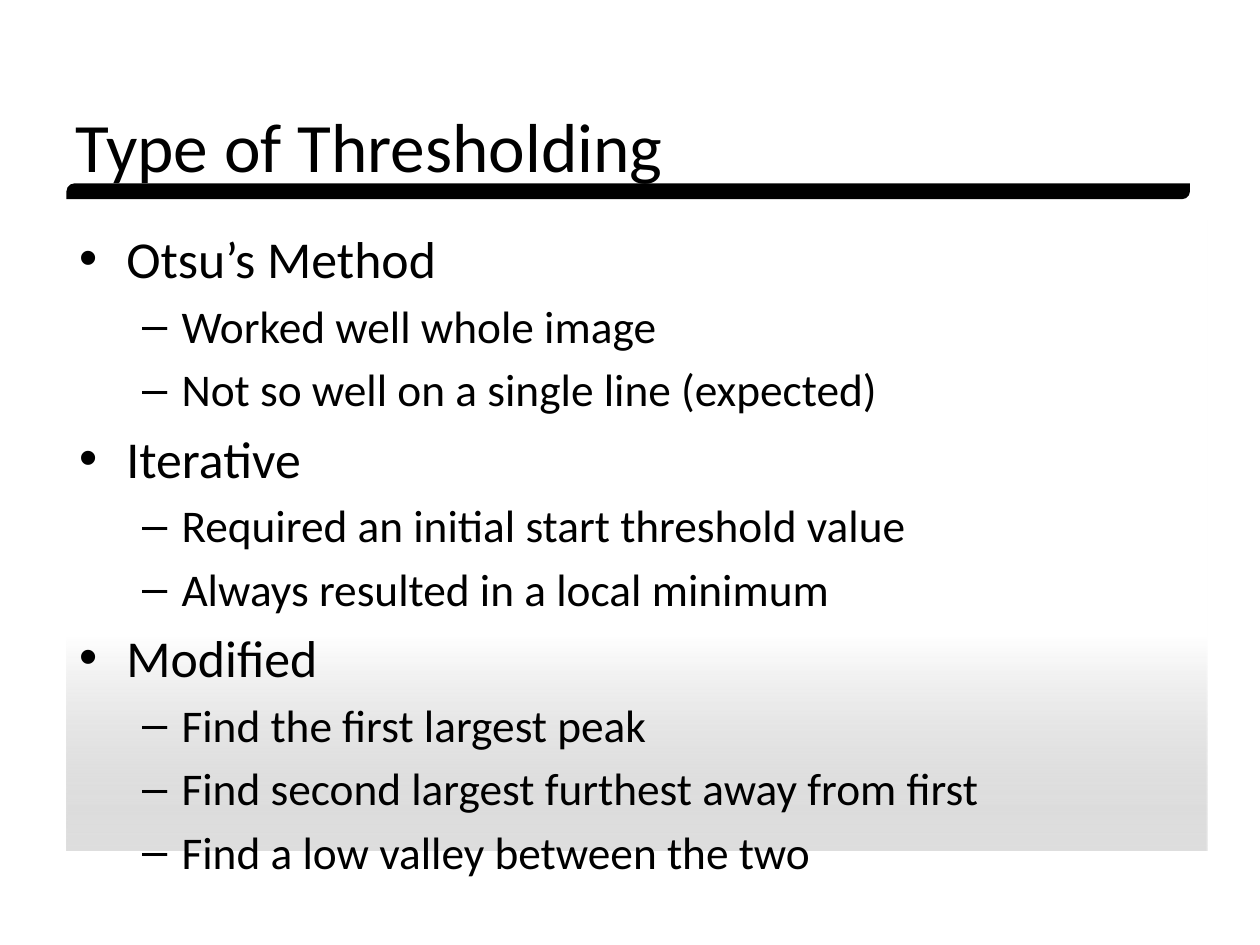
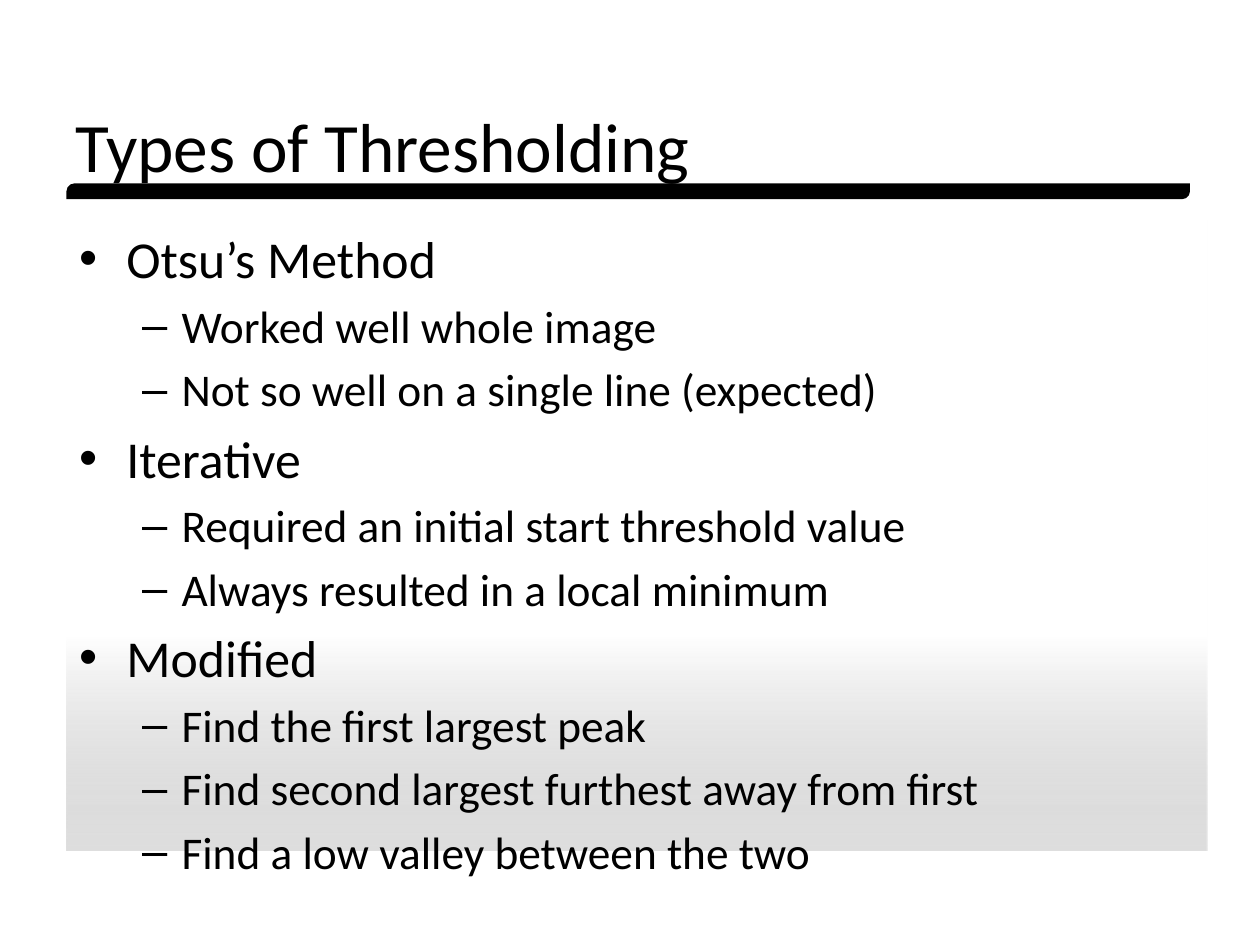
Before and after one commit to pintodragon/CS598MovieCatalog, a slide deck: slide 17 of src/docs/Presentation/Got Movie Presentation.pptx (slide 16 before the commit). Drawn at 1260x945 pixels with LibreOffice and Linux fonts; fonts in the diff are those of the drawing; background and template pictures are left out. Boxes give left, top, right and bottom in pixels: in the first picture for what was removed or moved away, otherwise in the second. Text is boxed around its words. In the diff, an @@ line names an element or a change of style, - is before the commit and + after.

```diff
--- a/src/docs/Presentation/Got Movie Presentation.pptx
+++ b/src/docs/Presentation/Got Movie Presentation.pptx
@@ title at box(76, 124, 689, 190): text changed @@
-Type of Thresholding
+Types of Thresholding
```
Also in this commit, not shown: 4 other slides changed, 3 slides added.
